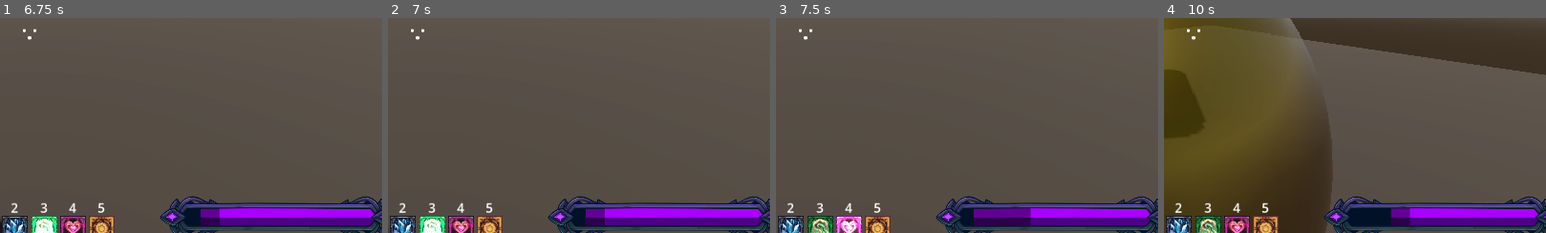
Above: before the commit, frames 1-4 (left to right).
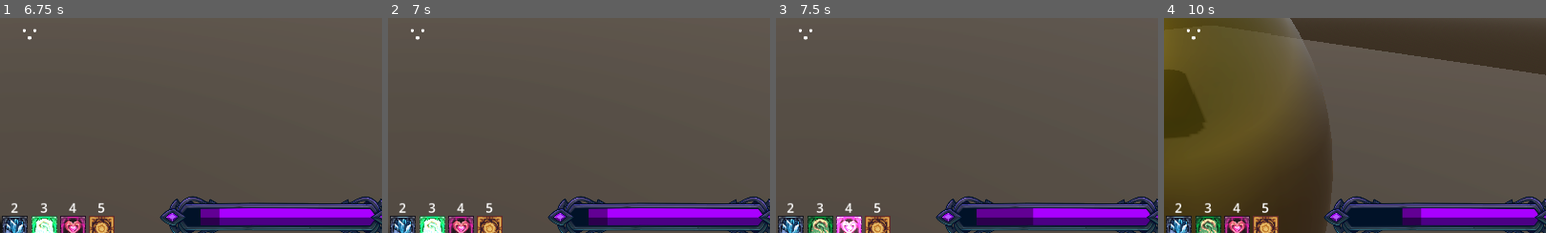
Above: after the commit, the same moments.

Repository: Isaaa43/Saudavel-e-Balanceado
Game: Godot game, scene res://cenas/main_game.tscn
The game is run twice, just before and just after one commit, with the same random seed, the same clock (stepped at 60 frames per second) and the same inputs.
Inputs (mouse positions are % of the whole screen's width and height, from its top left):
- Up to frame 1 (6.75 s): click "Jogar" at 0.5 s; click (50, 50) at 1.27 s; type "Alex" at 1.35 s; click "Continuar" at 2 s; click "Host" at 2.75 s; click "Começar Partida" at 3.5 s; tap Enter at 4.25 s; move the mouse to (72, 45) at 4.27 s; hold D (direita) 4.28-5.03 s; click (72, 45) at 4.35 s; tap Space (pular) at 4.52, 5.27, 6.5 s; move the mouse to (45, 50) at 5.02 s; hold W (frente) from 5.03 s (still down); tap 1 at 5.1 s; move the mouse to (52, 48) at 5.77 s; tap 2 at 5.85 s; move the mouse to (49, 52) at 6.52 s; tap 3 at 6.6 s; click (49, 52) at 6.67 s
- Up to frame 2 (7 s): keep holding W (frente); tap Space (pular) at 6.77 s
- Up to frame 3 (7.5 s): keep holding W (frente); move the mouse to (57, 51) at 7.27 s; tap 4 at 7.35 s
- Up to frame 4 (10 s): tap Space (pular) at 7.52, 8.27, 9.77 s; move the mouse to (42, 49) at 8.02 s; tap 5 at 8.1 s; move the mouse to (51, 50) at 8.77 s; click (51, 50) at 8.85 s; move the mouse to (46, 48) at 9.52 s; release W (frente) at 9.53 s; hold D (direita) from 9.53 s (still down); tap 1 at 9.6 s
The pictures show only the part of the screen within x 46-96%, y 46-96%; the shares and areas given below are measured in that part.

Frame 1 is identical in both runs. In frame 2, 0.1% of the frame differs, in the area x 51-58%, y 88-97%; in frame 3, 0.1%; in frame 4, 0.5%, in the area x 59-98%, y 88-97%.
Error after the commit: Invalid access to property or key 'sistema_mana' on a base object of type 'Nil'. (res://scripts/game/feiticos/instanciancia/efeitos/lista_efeitos/FE_ganhar_man…

Commit message:
fix: jogador layers
Ajustado corretamente as layers do jogador

Diff:
--- a/luta-magos/cenas/game/entidades/jogador/jogador.tscn
+++ b/luta-magos/cenas/game/entidades/jogador/jogador.tscn
@@ -45,9 +45,9 @@
 sistema_efeitos_feiticos = NodePath("../SistemaEfeitosFeiticos")
 efeito_regen_mana_def = SubResource("Resource_ytj1x")
 
-[node name="SistemaEfeitosFeiticos" type="Node" parent="ReceptorEfeitos" unique_id=1018972706 node_paths=PackedStringArray("jogador")]
+[node name="SistemaEfeitosFeiticos" type="Node" parent="ReceptorEfeitos" unique_id=1018972706 node_paths=PackedStringArray("entidade")]
 script = ExtResource("7_vt3i3")
-jogador = NodePath("../..")
+entidade = NodePath("../..")
 
 [node name="SistemaMovimento" type="Node" parent="." unique_id=3784261 node_paths=PackedStringArray("jogador")]
 script = ExtResource("8_rmtya")
@@ -55,7 +55,8 @@
 
 [node name="CameraJogador" parent="." unique_id=840626129 node_paths=PackedStringArray("jogador") instance=ExtResource("9_f3n6j")]
 transform = Transform3D(1, 0, 0, 0, 1, 0, 0, 0, 1, 0, 1.5, 0)
-current = true
 jogador = NodePath("../JogadorCorpo")
 
 [node name="JogadorCorpo" parent="." unique_id=1543690626 instance=ExtResource("10_bup1v")]
+collision_layer = 257
+collision_mask = 286
